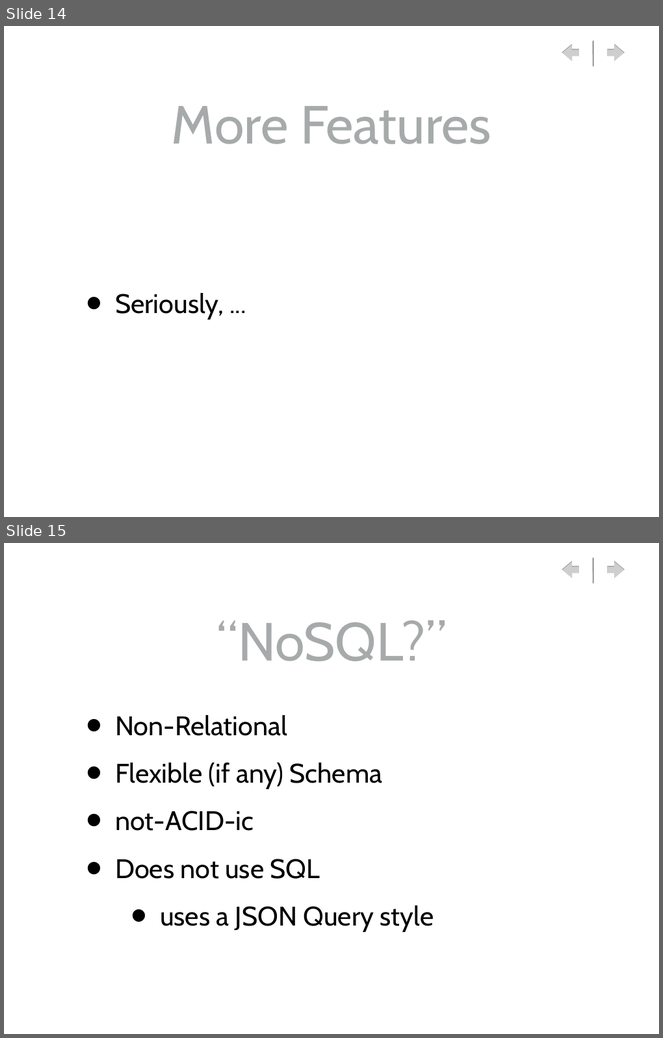
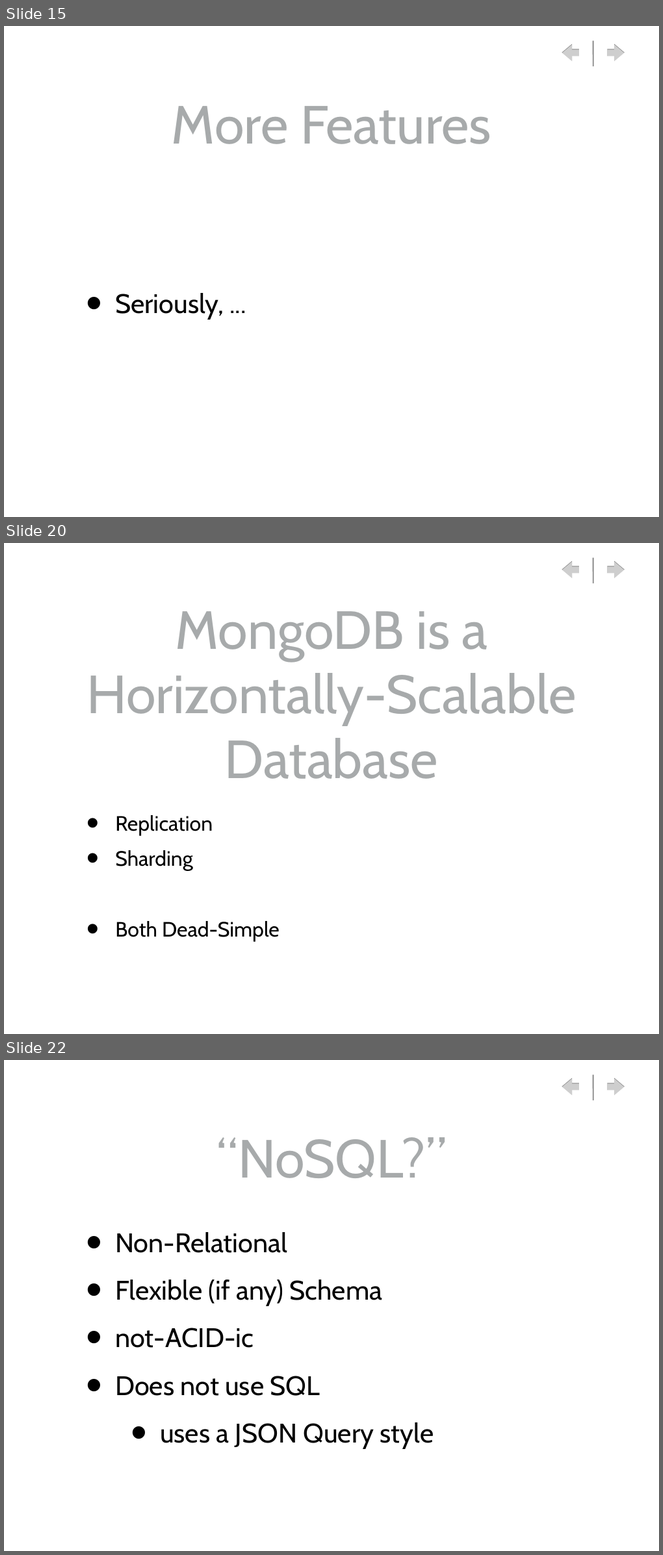
Before and after one commit to gwaldo/MongoDB_Intro, a slide deck: MongoDB_Intro.ppt. Shown one above the other, each under a label of ours: slides 14 and 15 before the commit, slides 15, 20 and 22 after it; the slides between them are not shown. The pictures are 663x1038 and 663x1555 pixels, drawn with LibreOffice and Linux fonts; fonts in the diff are those of the drawing; background and template pictures are left out. Boxes give left, top, right and bottom in pixels: in the first picture for what was removed or moved away, otherwise in the second. Text is boxed around its words. In the diff, an @@ line names an element or a change of style, - is before the commit and + after.

```diff
--- a/MongoDB_Intro.ppt
+++ b/MongoDB_Intro.ppt
@@ slide 20 added at <box>4,543,659,1034</box>, background picture (left out); not listed: 3 template elements that a slide beside it also shows @@
@@ title added at <box>87,611,577,779</box>, 84 pt, text #A7AAAB @@
+MongoDB is a Horizontally-Scalable Database
@@ text added at <box>115,815,280,942</box>, 32.5 pt, text #000000 @@
+• Replication
+• Sharding
+• Both Dead-Simple
@@ what was slide 14 is now slide 15 @@
@@ what was slide 15 is now slide 22 @@
```
Also in this commit, not shown: 1 slide changed, 13 other slides added, 1 slide removed, 19 other files.
